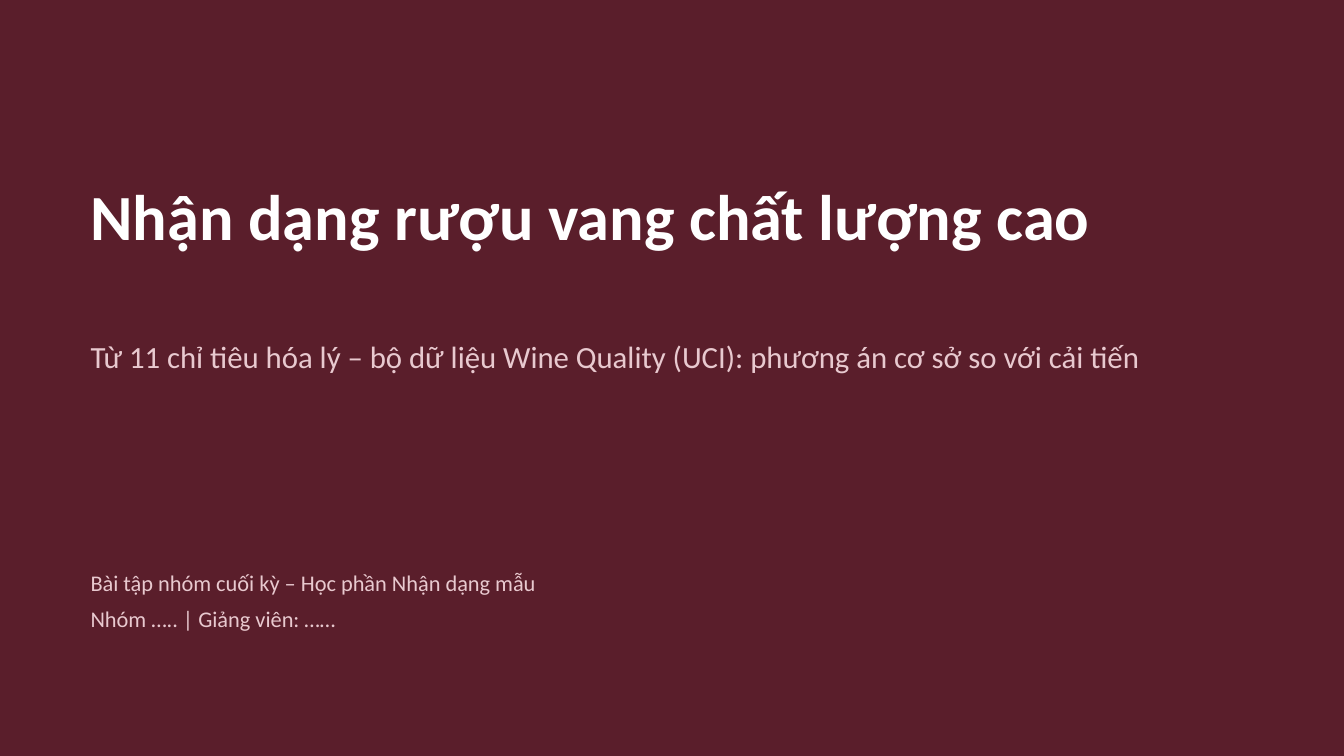
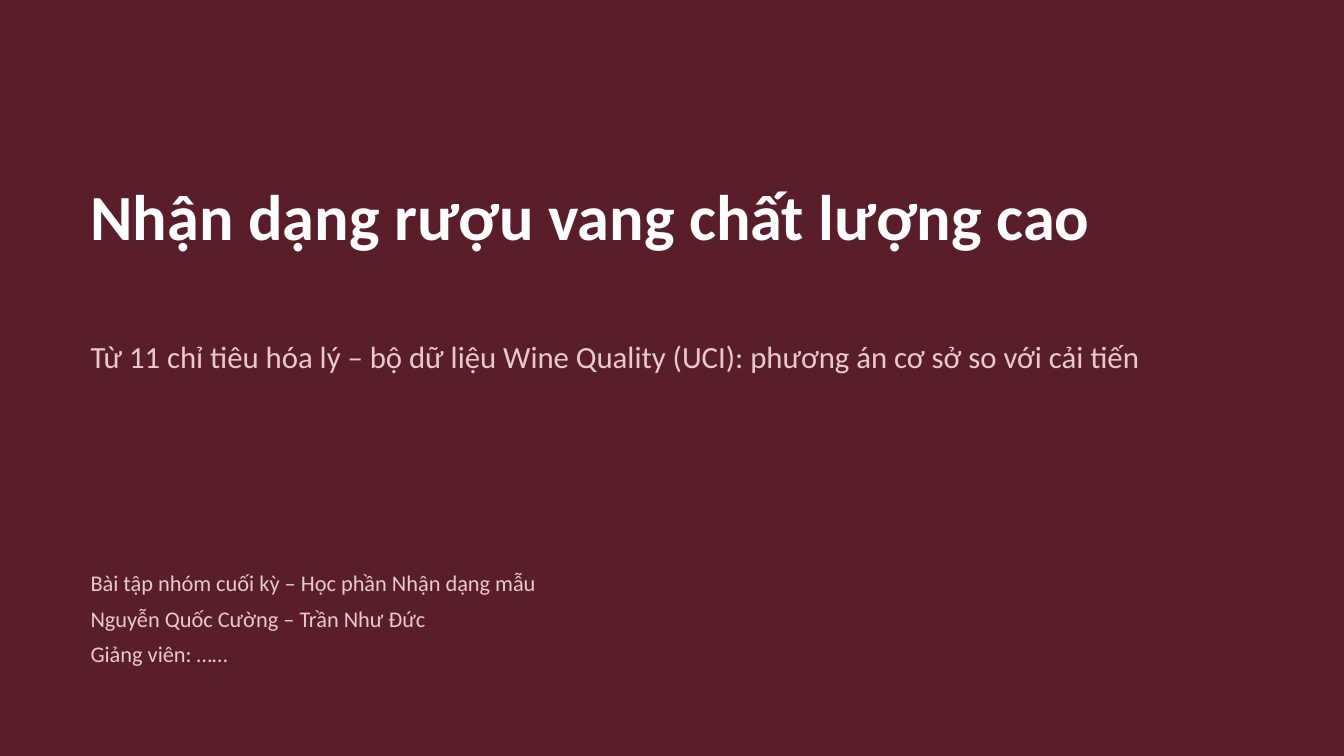
Before and after one commit to cuong-max/nhan-dang-mau, a slide deck: slide 1 of bai-tap-cuoi-ky/Slide_NhanDangMau.pptx. Drawn at 1344x756 pixels with LibreOffice and Linux fonts; fonts in the diff are those of the drawing. Boxes give left, top, right and bottom in pixels: in the first picture for what was removed or moved away, otherwise in the second. Text is boxed around its words. In the diff, an @@ line names an element or a change of style, - is before the commit and + after.

```diff
--- a/bai-tap-cuoi-ky/Slide_NhanDangMau.pptx
+++ b/bai-tap-cuoi-ky/Slide_NhanDangMau.pptx
@@ text at [91, 609, 425, 666]: text changed @@
-Nhóm ….. | Giảng viên: ……
+Nguyễn Quốc Cường – Trần Như Đức
+Giảng viên: ……
```
Also in this commit, not shown: 4 other slides changed, 12 other files.
